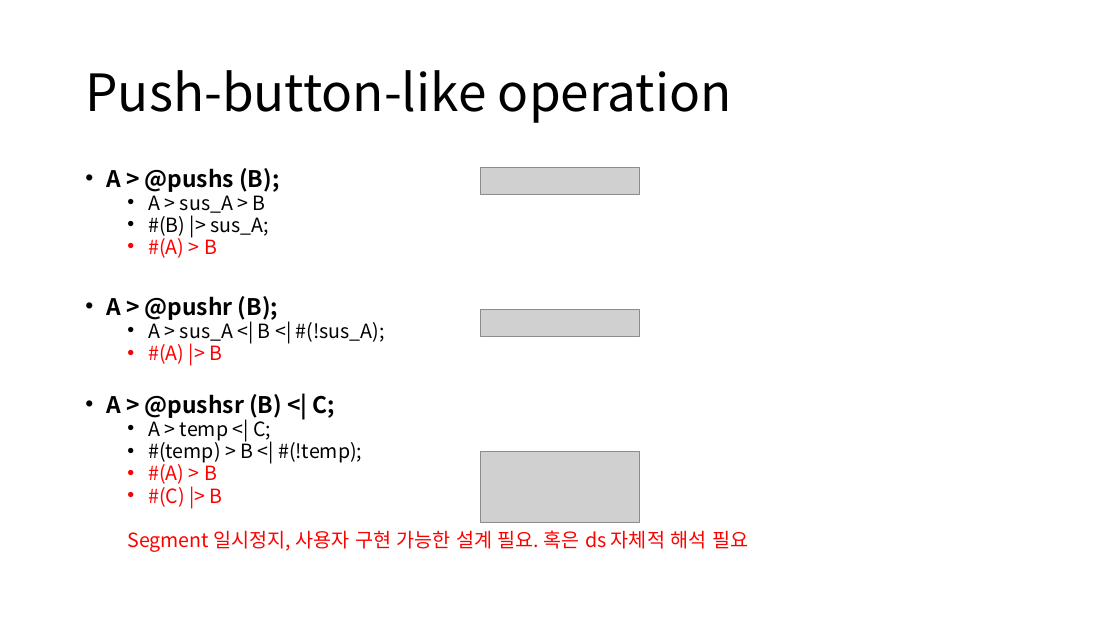
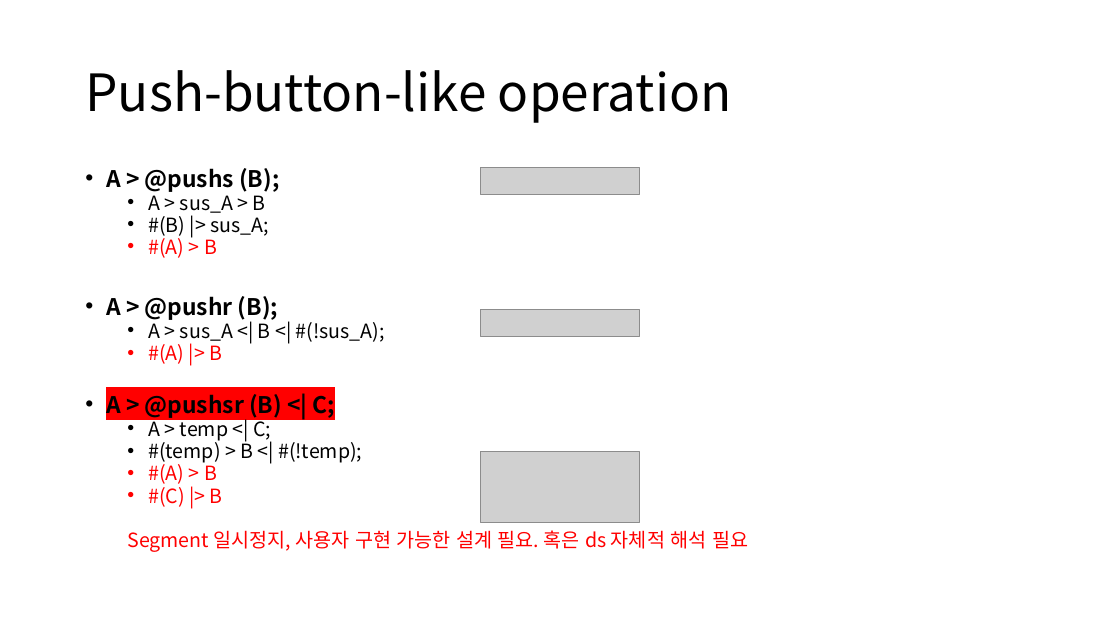
Before and after one commit to DualsoftDev/ds, a slide deck: slide 13 of Doc/PowerPoint/macro.pptx (slide 3 before the commit). Drawn at 1120x630 pixels with LibreOffice and Linux fonts; fonts in the diff are those of the drawing; grey boxes stand for pictures. Boxes give left, top, right and bottom in pixels: in the first picture for what was removed or moved away, otherwise in the second. Text is boxed around its words. In the diff, an @@ line names an element or a change of style, - is before the commit and + after.

```diff
--- a/Doc/PowerPoint/macro.pptx
+++ b/Doc/PowerPoint/macro.pptx
@@ text at bbox=[106, 394, 335, 418]: highlight none to #FF0000 in "A > @pushsr (B) <| C;" @@
```
Also in this commit, not shown: 4 other slides changed, 6 slides added.
